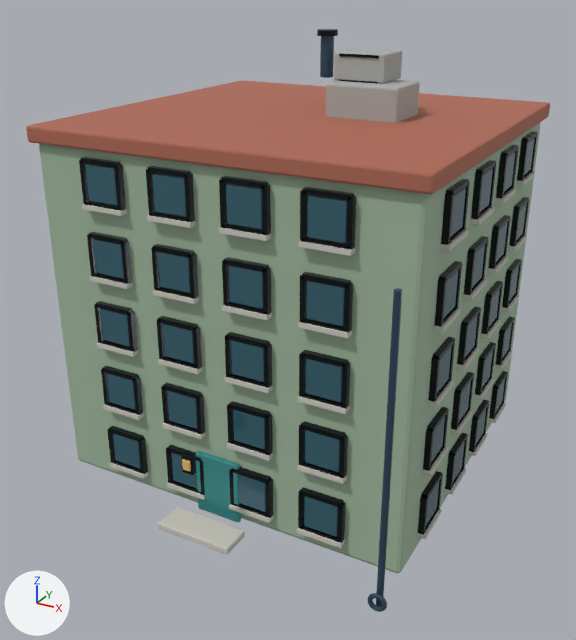
The glTF model assets/models/realistic/RES_MID_2x2_002.glb: old version first, new version second.
Camera for both pictures: a 50 mm lens placed at (3.09, -5.98, 4.11), pointed at (0.03, -0.42, 1.33). The axes (+X, +Y, +Z) are drawn at lower left. The lights are the same throughout. The older version comes first. Objects named as collision shapes, trigger or cutter boxes, shadow casters or lower levels of detail are left out. Where no turn or scale is listed for an object, it has been applied to the vertices. Vertices at exactly the same position are counted once.

The older version as bpy lines, for what is in view:
```python
me_cube = bpy.data.meshes.new('Cube')
me_cube.from_pydata(...)  # 8576 vertices, 15180 faces; spans x -1.64..1.64, y -1.94..1.57, z -1.45..2.21
me_cube.materials.append(mat_focus_real_sage)  # grey #a2baa0
me_cube.materials.append(mat_focus_real_teal)  # cyan #3c9593
me_cube.materials.append(mat_focus_real_glass_dark)  # dark cyan #35616f
me_cube.materials.append(mat_focus_real_terracotta)  # brown #af6955
me_cube.materials.append(mat_focus_real_concrete)  # grey #adafac
me_cube.materials.append(mat_focus_real_black)  # black #1d2124
me_cube.materials.append(mat_focus_real_concrete_light)  # light grey #cecbc2
me_cube.materials.append(mat_focus_real_window_warm)  # orange #eab86f
me_cube.materials.append(mat_focus_real_navy)  # dark blue #355065
ob_res_mid_2x2_002_visual = bpy.data.objects.new('RES_MID_2x2_002_Visual', me_cube)
ob_res_mid_2x2_002_visual.location = (0.0, 0.0, 1.45)
```
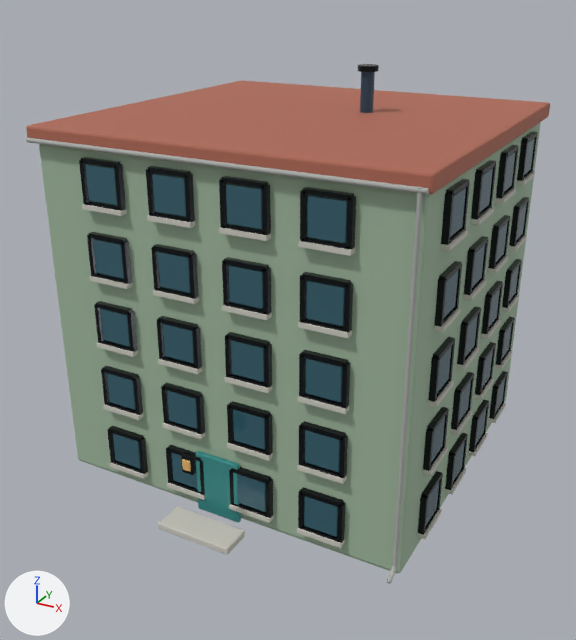
Where the newer file only moved an object's origin or applied its transform, the numbers keep the older frame.

Location of each change, [x1, y1, x2, y2] in pixels of the pictures (576 x 640 px; the box of a moved part takes in the faces that stretch with it):
'RES_MID_2x2_002_Visual', reshaped (11% shorter): before [26, 29, 550, 612]; after [26, 64, 550, 584]
part 1 of me_cube, moved or reshaped: before [317, 29, 338, 36]; after [358, 64, 379, 72]
part 2 of me_cube, moved or reshaped: before [320, 36, 334, 78]; after [360, 72, 375, 113]
part 3 of me_cube, added: after [26, 138, 429, 194]
part 4 of me_cube, added: after [393, 187, 423, 567]
part 5 of me_cube, added: after [386, 566, 397, 584]
part 6 of me_cube, deleted: before [326, 48, 420, 612]

What the commit changed:
me_cube is used by ob_res_mid_2x2_002_visual; location (0.0, 0.0, 1.45).
me_cube had 8576 vertices, 15180 faces and spanned x -1.64..1.64, y -1.94..1.57, z -1.45..2.21.
me_cube now has 8240 vertices, 14516 faces and spans x -1.64..1.64, y -1.94..1.57, z -1.45..1.95.
me_cube part 1: the loose piece of 48 vertices spanning x -0.07..0.1, y 0.2..0.37, z 2.17..2.21 is moved by (0.37, 0.0, -0.26).
me_cube part 2: the loose piece of 48 vertices spanning x -0.04..0.07, y 0.23..0.34, z 1.84..2.18 is moved by (0.37, 0.0, -0.26).
me_cube part 3: a new loose piece, a 32-sided cylinder along x spanning x -1.6..1.6, y -1.58..-1.544, z 1.457..1.493, in mat_focus_real_concrete (grey #adafac).
me_cube part 4: a new loose piece, a 16-sided cylinder along z spanning x 1.534..1.566, y -1.578..-1.546, z -1.32..1.493, in mat_focus_real_concrete (grey #adafac).
me_cube part 5: a new loose piece of 32 vertices spanning x 1.53..1.57, y -1.68..-1.55, z -1.4..-1.3, in mat_focus_real_concrete (grey #adafac).
me_cube part 6: 6 loose pieces with 464 vertices, spanning x 0.17..1.63, y -1.92..0.47, z -1.45..2.06, are deleted.
